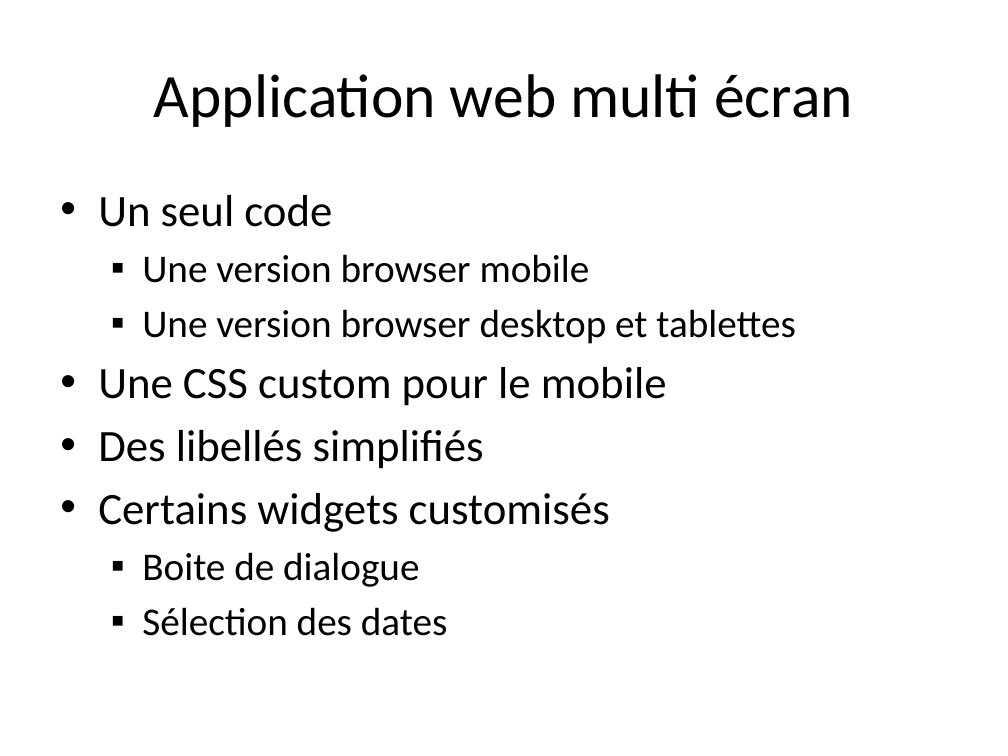
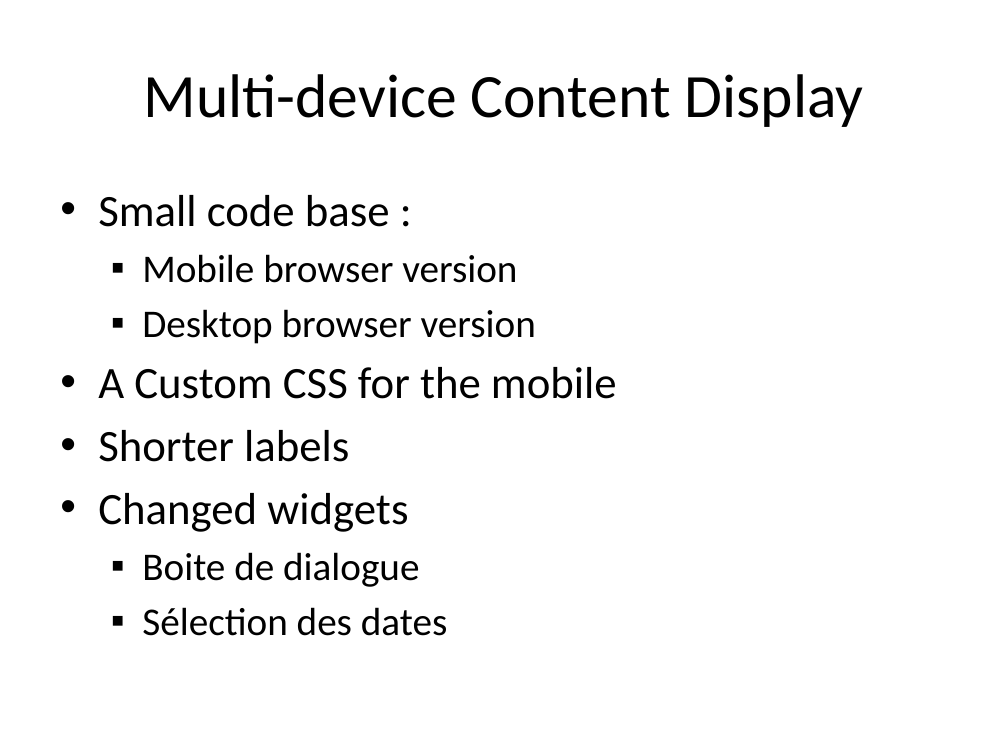
Before and after one commit to dbaeli/ez18n, a slide deck: slide 4 of ez18n-slides/javaone-2012/ez18n_javaone2012.pptx (slide 36 before the commit). Drawn at 1008x756 pixels with LibreOffice and Linux fonts; fonts in the diff are those of the drawing; background and template pictures are left out. Boxes give left, top, right and bottom in pixels: in the first picture for what was removed or moved away, otherwise in the second. Text is boxed around its words. In the diff, an @@ line names an element or a change of style, - is before the commit and + after.

```diff
--- a/ez18n-slides/javaone-2012/ez18n_javaone2012.pptx
+++ b/ez18n-slides/javaone-2012/ez18n_javaone2012.pptx
@@ title at bbox=[143, 74, 864, 127]: text changed @@
-Application web multi écran
+Multi-device Content Display
@@ text at bbox=[98, 195, 617, 532]: text changed @@
-• Un seul code
-  ▪ Une version browser mobile
-  ▪ Une version browser desktop et tablettes
-• Une CSS custom pour le mobile
-• Des libellés simplifiés
-• Certains widgets customisés
+• Small code base :
+  ▪ Mobile browser version
+  ▪ Desktop browser version
+• A Custom CSS for the mobile
+• Shorter labels
+• Changed widgets
```
Also in this commit, not shown: 6 other slides changed, 4 slides added, 39 slides removed.
